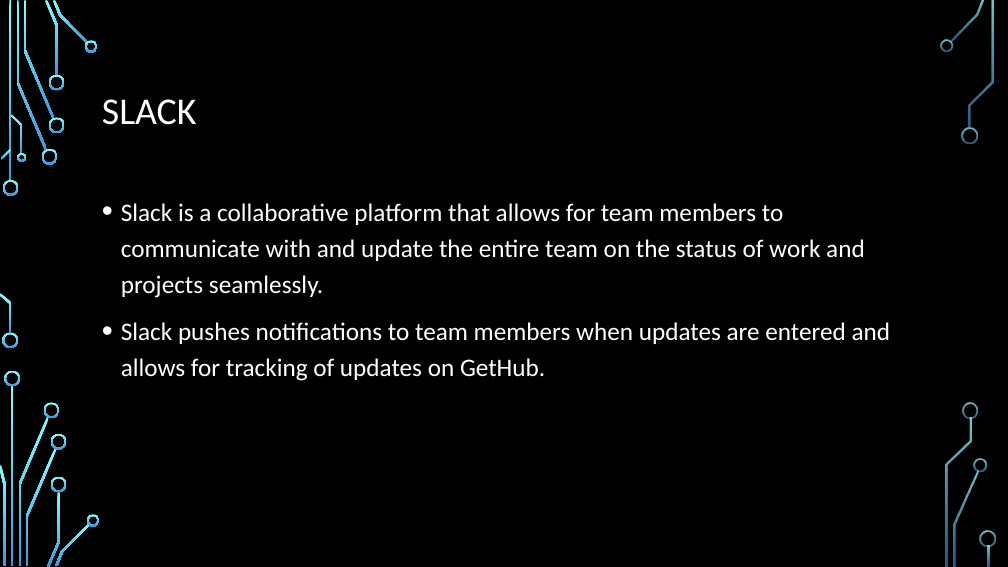
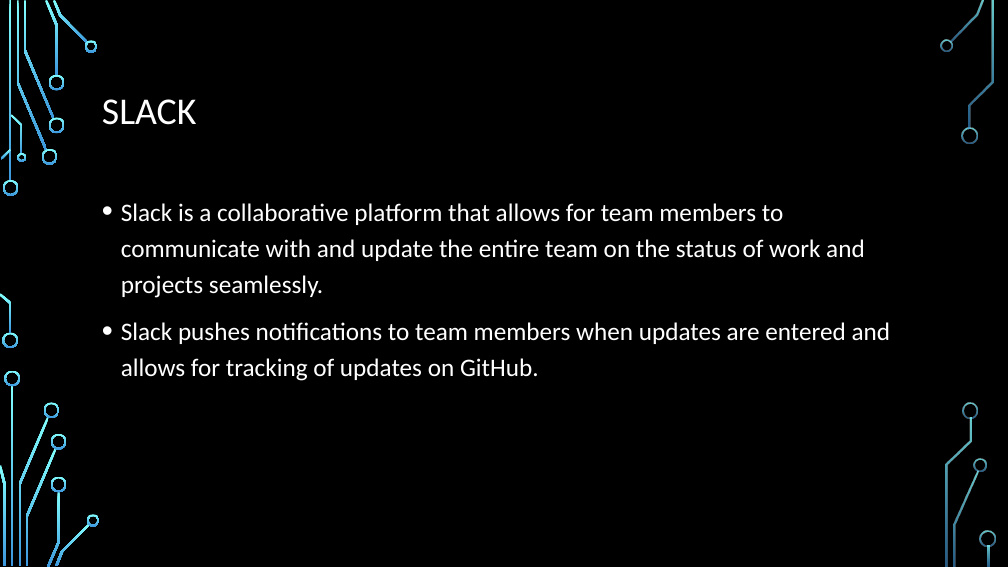
Before and after one commit to dyprotocol/palindromeTests, a slide deck: slide 4 of CPS 315 OOP Collaborative Programming Project 13.8 - Copy.pptx. Drawn at 1008x567 pixels with LibreOffice and Linux fonts; fonts in the diff are those of the drawing; background and template pictures are left out. Boxes give left, top, right and bottom in pixels: in the first picture for what was removed or moved away, otherwise in the second. Text is boxed around its words. In the diff, an @@ line names an element or a change of style, - is before the commit and + after.

Commit message:
added new slides to powerpoint

```diff
--- a/CPS 315 OOP Collaborative Programming Project 13.8 - Copy.pptx
+++ b/CPS 315 OOP Collaborative Programming Project 13.8 - Copy.pptx
@@ text at [121,322,891,381]: text changed @@
-• Slack pushes notifications to team members when updates are entered and allows for tracking of updates on GetHub.
+• Slack pushes notifications to team members when updates are entered and allows for tracking of updates on GitHub.
```
Also in this commit, not shown: 3 slides added.
